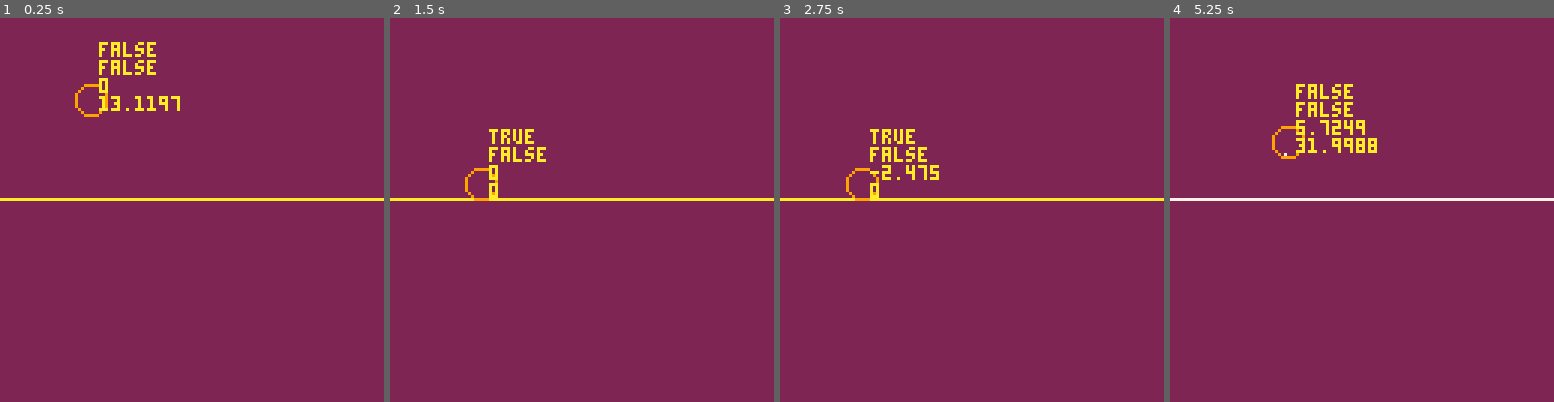
Above: before the commit, frames 1-4 (left to right).
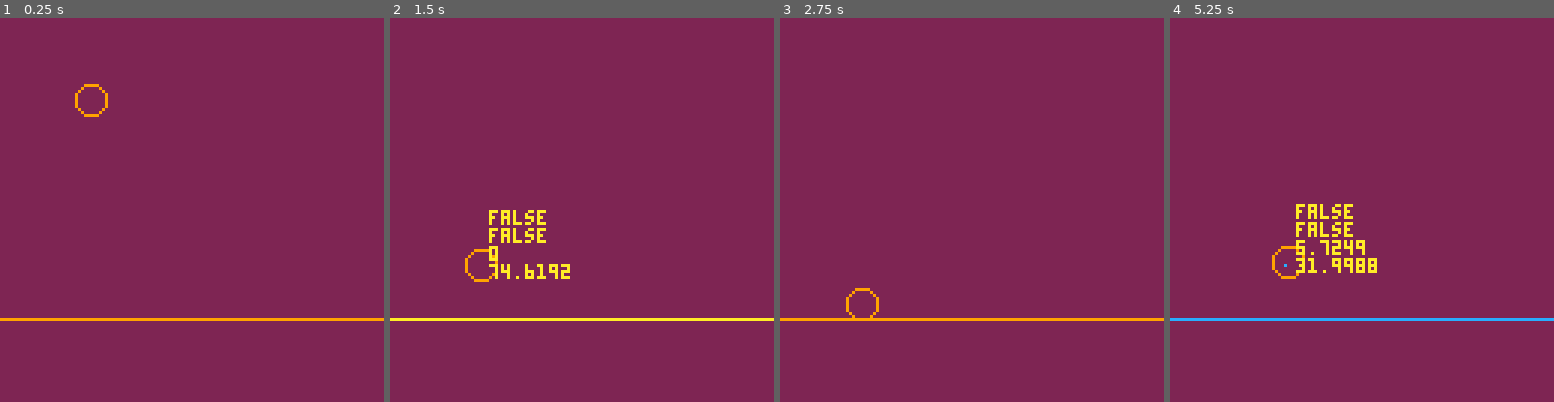
Above: after the commit, the same moments.

Repository: dr-jam/GamePlatforms
Game: PICO-8 cartridge carts/phys.p8
Same seed, same stepped clock (60 frames per second), same inputs: the game is played once before the commit and once after it.
Inputs:
- Up to frame 1 (0.25 s): no input
- Up to frame 2 (1.5 s): tap O (Z key) at 0.33, 0.7, 1.43 s
- Up to frame 3 (2.75 s): hold Left 1.97-2.37 s; tap O (Z key) at 2.22 s
- Up to frame 4 (5.25 s): hold Right 2.87-3.53 s; tap O (Z key) at 3.1, 3.98, 4.87 s; hold Up 3.58-4.08 s; hold Right 4.13-4.53 s; hold Left from 5.13 s (still down)

The runs differ from the first frame. In frame 1, 2.5% of the frame differs, in the area x 0-100%, y 6-79%; in frame 2, 3.4%; in frame 3, 2.7%; in frame 4, 4.4%, in the area x 0-100%, y 17-79%.

Commit message:
Update phys.p8

Diff:
--- a/carts/phys.p8
+++ b/carts/phys.p8
@@ -1,9 +1,12 @@
 pico-8 cartridge // http://www.pico-8.com
 version 16
 __lua__
+--controls debug printing
+debug_print = false
+
 --basic world parameters
 g = {x=0,y=49.2}
-floor = 60
+floor = 100
 drag = 4.5
 
 player = {}
@@ -105,24 +108,29 @@
 
 function _draw()
 	cls(2)
-	line(0, 60, 128, 60)
+	--the ground
+	line(0, floor, 128, floor)
 	circ(player.x, player.y - player.radius/2, 5, player.radius)
-	print(player.velx, player.x+3, player.y-11, 10)
-	print(player.vely, player.x+3, player.y-5, 10)
-	print(player.jumping, player.x+3, player.y-17, 10)
-	print(player.canjump, player.x+3, player.y-23, 10)
+	if debug_print then
+	  print(player.velx, player.x+3, player.y-11, 10)
+	  print(player.vely, player.x+3, player.y-5, 10)
+	  print(player.jumping, player.x+3, player.y-17, 10)
+	  print(player.canjump, player.x+3, player.y-23, 10)
+	end
 	draw_input()
 end
 
 function draw_input()
 	if btn(0) then
-		pset(player.x-1, player.y, 7)
+		pset(player.x-1, player.y-3, 12)
 	end
 	if btn(1) then
-		pset(player.x+1, player.y, 6)
+		pset(player.x+1, player.y-3, 8)
 	end
 	if btn(2) then
-	 pset(player.x, player.y-1, 8)
+	 pset(player.x, player.y-4, 11)
 	end
-
+ if btnp(4) then
+	 debug_print = not debug_print
+	end
 end
